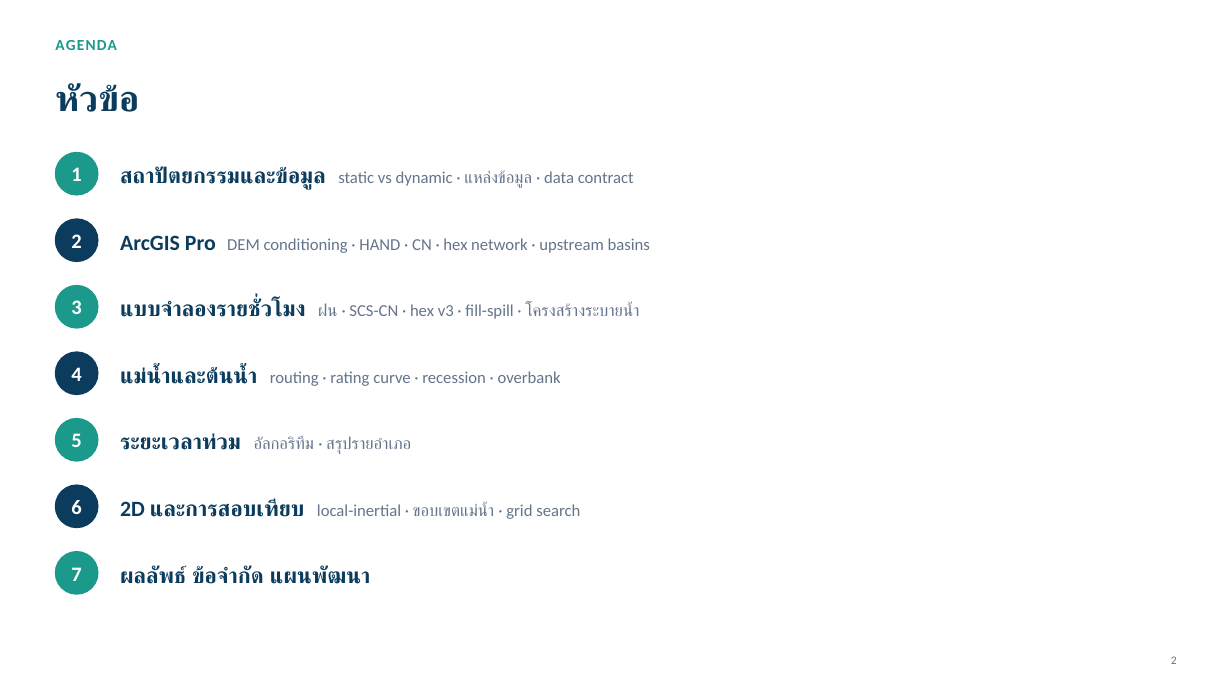
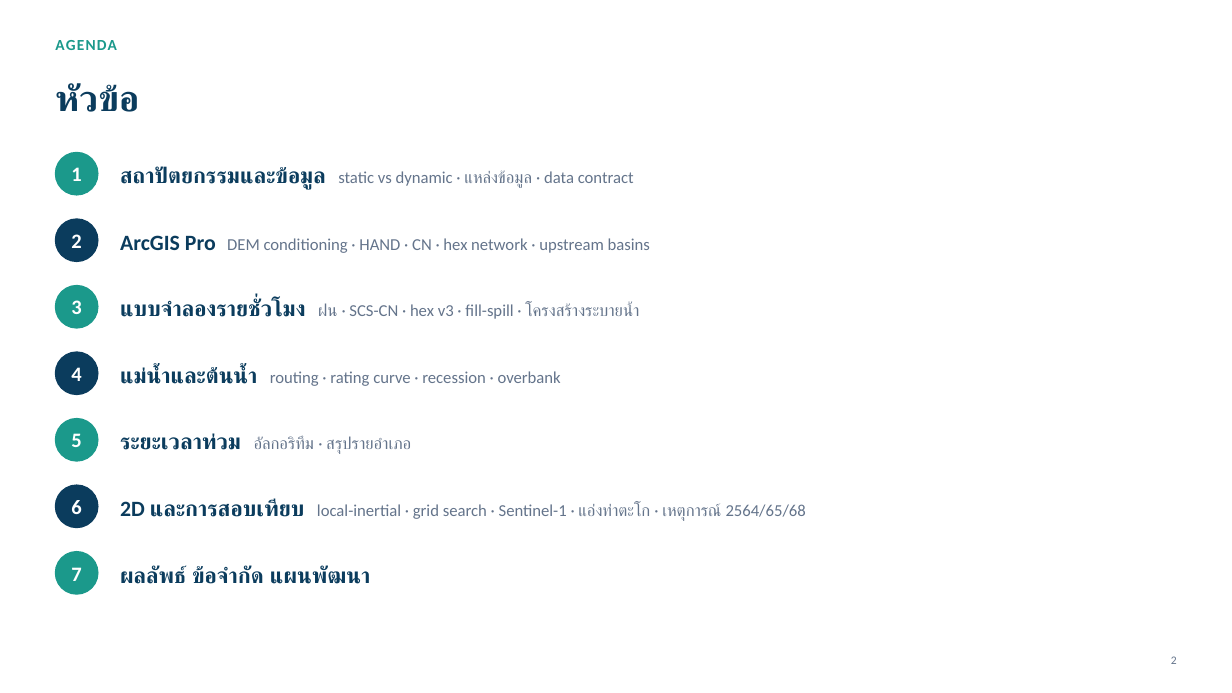
Before and after one commit to att-geo/nakhonsawan-flood, a slide deck: slide 2 of docs/report/NakhonSawanFlood_ทีมเทคนิค_GIS_อุทกวิทยา.pptx. Drawn at 1232x693 pixels with LibreOffice and Linux fonts; fonts in the diff are those of the drawing. Boxes give left, top, right and bottom in pixels: in the first picture for what was removed or moved away, otherwise in the second. Text is boxed around its words. In the diff, an @@ line names an element or a change of style, - is before the commit and + after.

```diff
--- a/docs/report/NakhonSawanFlood_ทีมเทคนิค_GIS_อุทกวิทยา.pptx
+++ b/docs/report/NakhonSawanFlood_ทีมเทคนิค_GIS_อุทกวิทยา.pptx
@@ text at (120,499,806,521): text changed @@
-2D และการสอบเทียบ local-inertial · ขอบเขตแม่น้ำ · grid search
+2D และการสอบเทียบ local-inertial · grid search · Sentinel-1 · แอ่งท่าตะโก · เหตุการณ์ 2564/65/68
```
Also in this commit, not shown: 9 other slides changed, 6 slides added, 3 other files.
